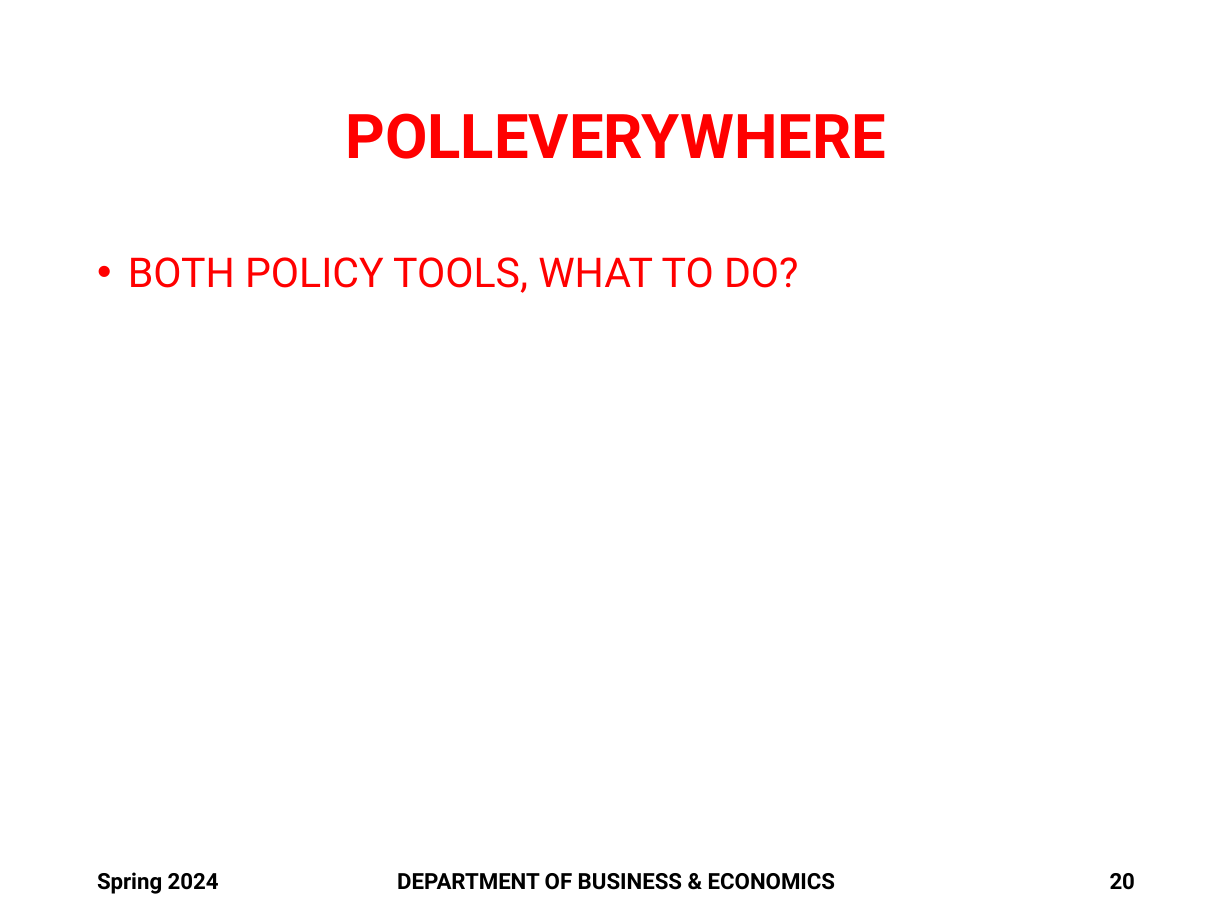
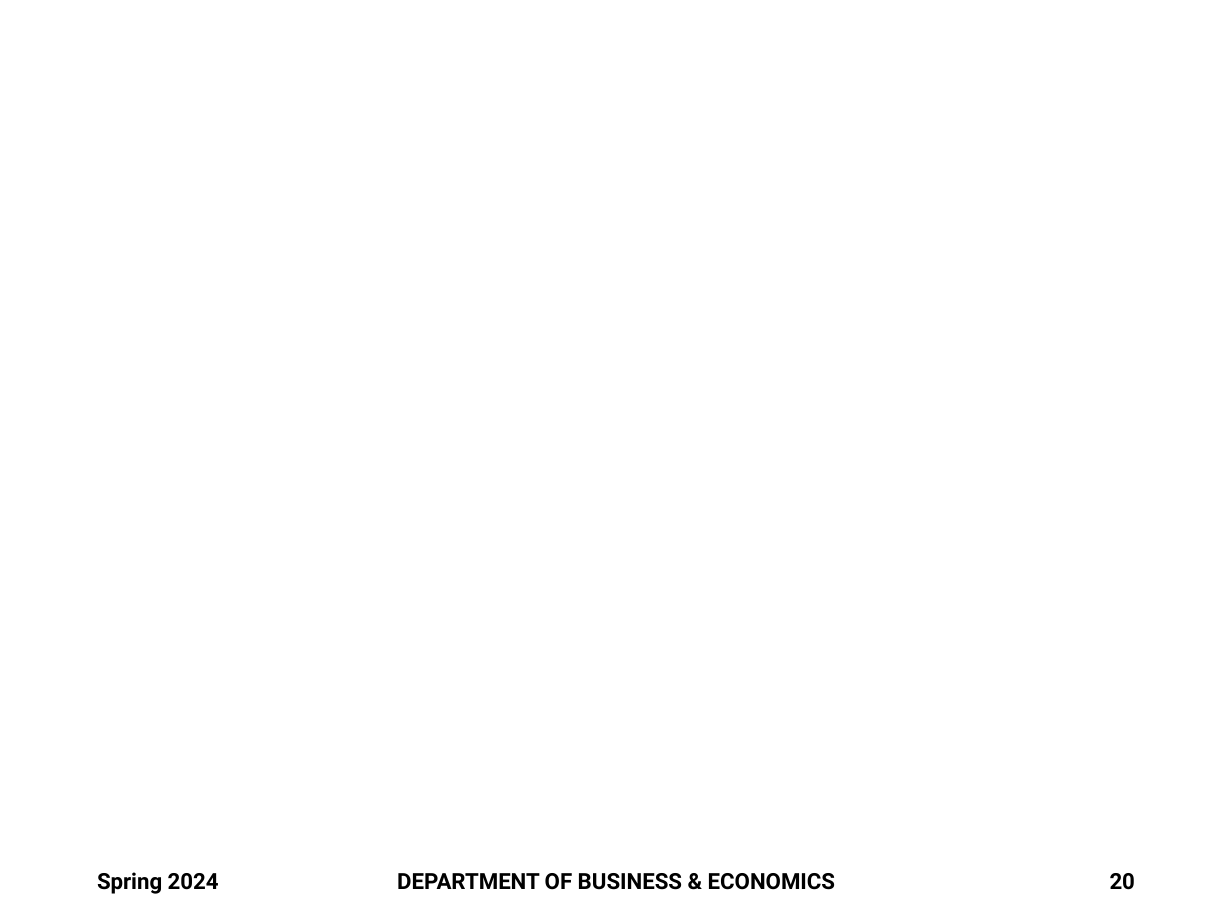
Before and after one commit to brianhwpark/brianhwpark.github.io, a slide deck: slide 20 of files/teaching-resources/monmouthcollege-econ-301/econ-301-s2024/econ-301-s2024-lecture-note/ECON301-S2024-LEC06.pptx. Drawn at 1232x924 pixels with LibreOffice and Linux fonts; fonts in the diff are those of the drawing; background and template pictures are left out. Boxes give left, top, right and bottom in pixels: in the first picture for what was removed or moved away, otherwise in the second. Text is boxed around its words. In the diff, an @@ line names an element or a change of style, - is before the commit and + after.

```diff
--- a/files/teaching-resources/monmouthcollege-econ-301/econ-301-s2024/econ-301-s2024-lecture-note/ECON301-S2024-LEC06.pptx
+++ b/files/teaching-resources/monmouthcollege-econ-301/econ-301-s2024/econ-301-s2024-lecture-note/ECON301-S2024-LEC06.pptx
@@ title removed at (345, 113, 886, 159) @@
-POLLEVERYWHERE
@@ text removed at (128, 257, 799, 293) @@
-• BOTH POLICY TOOLS, WHAT TO DO?
```
Also in this commit, not shown: 5 other slides changed, 1 slide added, 5 other files.
